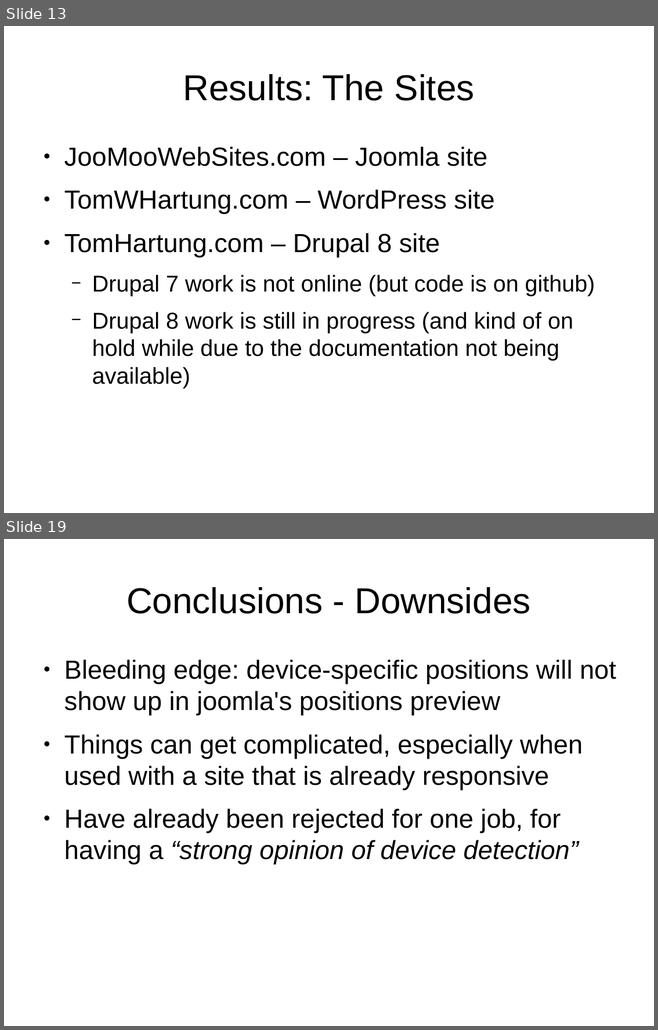
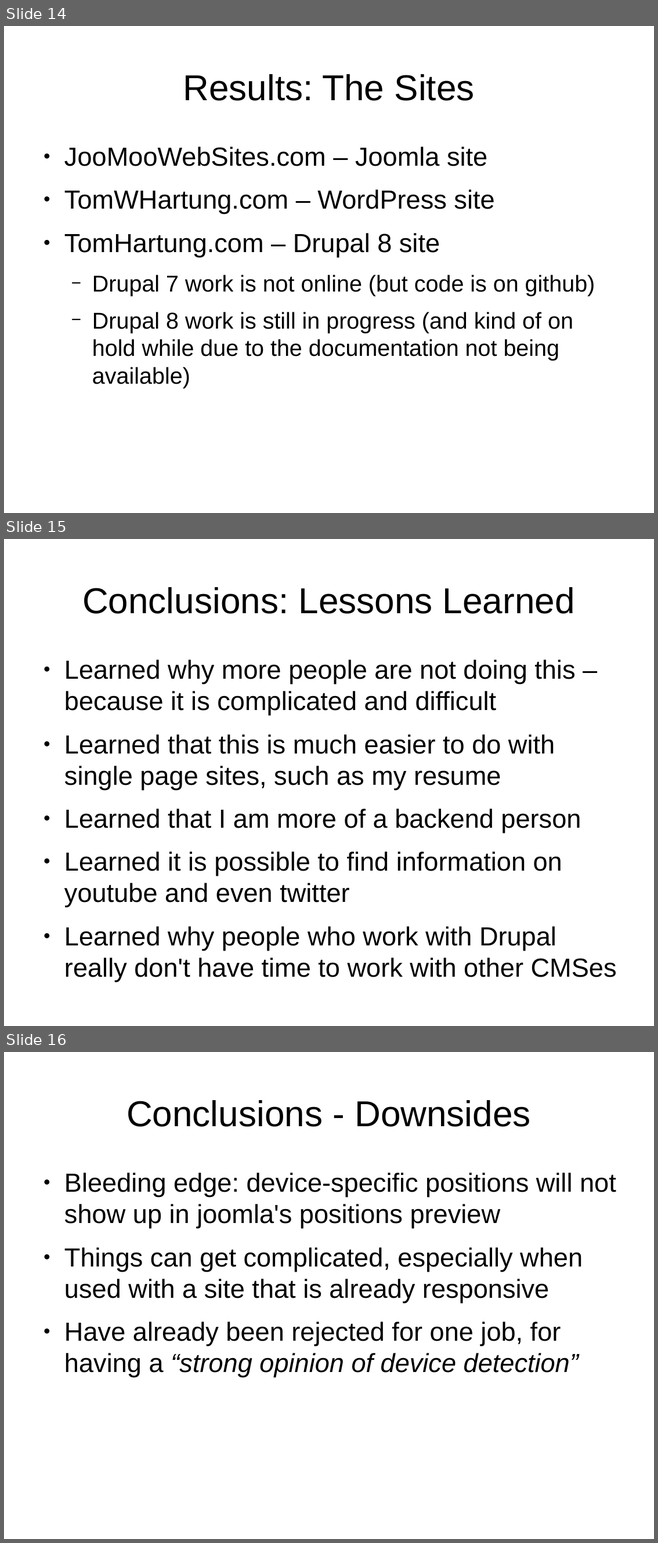
Before and after one commit to tomwhartung/jmws_accoutrements, a slide deck: presentations/2016_04-AWD_in_PHP_CMSes/AWD_in_PHP_CMSes-slides.odp. Shown one above the other, each under a label of ours: slides 13 and 19 before the commit, slides 14, 15 and 16 after it; the slides between them are not shown. The pictures are 658x1030 and 658x1543 pixels, drawn with LibreOffice and Linux fonts; fonts in the diff are those of the drawing. Boxes give left, top, right and bottom in pixels: in the first picture for what was removed or moved away, otherwise in the second. Text is boxed around its words. In the diff, an @@ line names an element or a change of style, - is before the commit and + after.

Commit message:
Added slide for Conclusions: Lessons Learned, and made some other changes.

```diff
--- a/presentations/2016_04-AWD_in_PHP_CMSes/AWD_in_PHP_CMSes-slides.odp
+++ b/presentations/2016_04-AWD_in_PHP_CMSes/AWD_in_PHP_CMSes-slides.odp
@@ slide 15 added at [4,539,654,1026], background #FFFFFF @@
@@ title added at [82,587,575,614], 44 pt, text #000000 @@
+Conclusions: Lessons Learned
@@ text added at [64,660,616,982], 32 pt, text #000000 @@
+● Learned why more people are not doing this – because it is complicated and difficult
+● Learned that this is much easier to do with single page sites, such as my resume
+● Learned that I am more of a backend person
+● Learned it is possible to find information on youtube and even twitter
+● Learned why people who work with Drupal really don't have time to work with other CMSes
@@ what was slide 13 is now slide 14 @@
@@ what was slide 19 is now slide 16 @@
```
Also in this commit, not shown: 1 slide changed, 1 other slide added, 3 slides removed.
